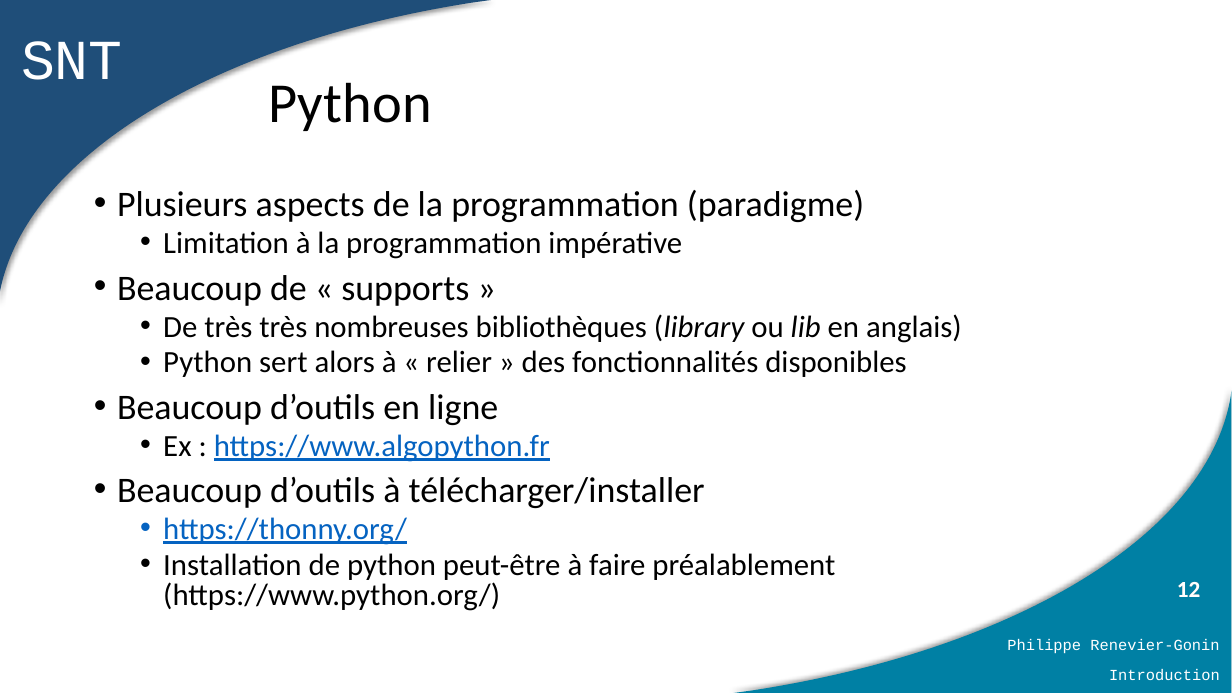
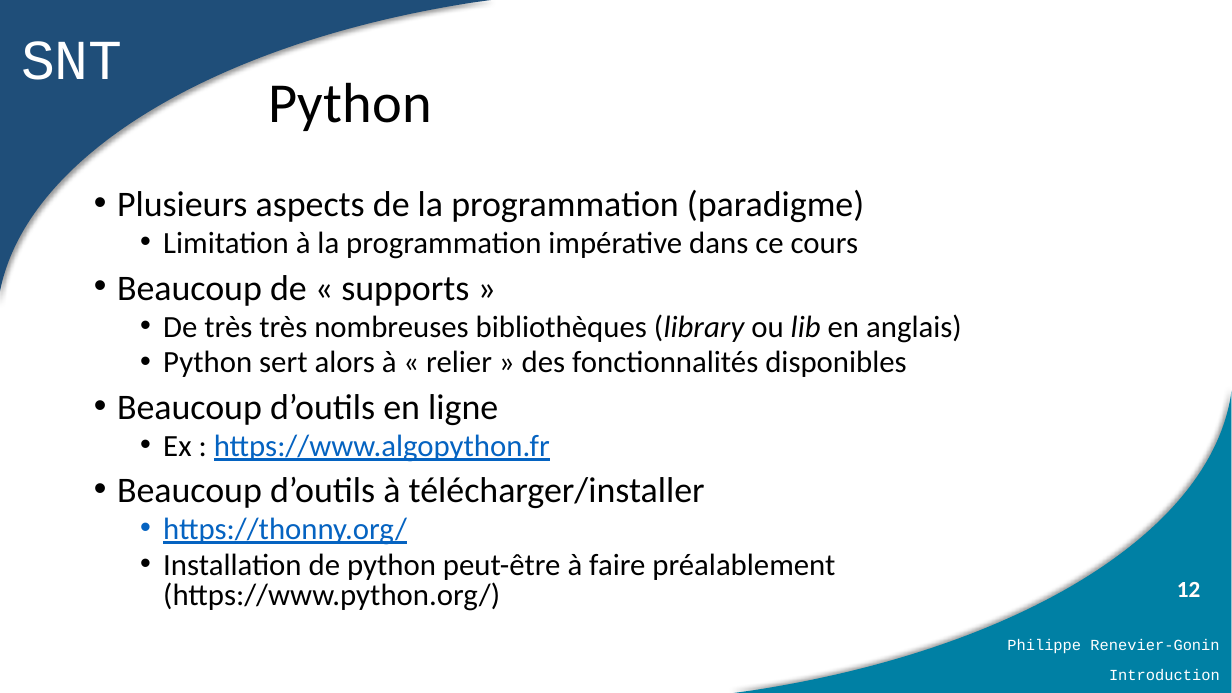
Before and after one commit to PhilippeRenevierGonin/snt, a slide deck: slide 12 of 01_python/cours/01_introduction générale.pptx. Drawn at 1232x693 pixels with LibreOffice and Linux fonts; fonts in the diff are those of the drawing. Boxes give left, top, right and bottom in pixels: in the first picture for what was removed or moved away, otherwise in the second. Text is boxed around its words. In the diff, an @@ line names an element or a change of style, - is before the commit and + after.

```diff
--- a/01_python/cours/01_introduction générale.pptx
+++ b/01_python/cours/01_introduction générale.pptx
@@ text at box(163, 231, 858, 259): text changed @@
-  • Limitation à la programmation impérative
+  • Limitation à la programmation impérative dans ce cours
```
Also in this commit, not shown: 1 other slide changed, 11 other files.
